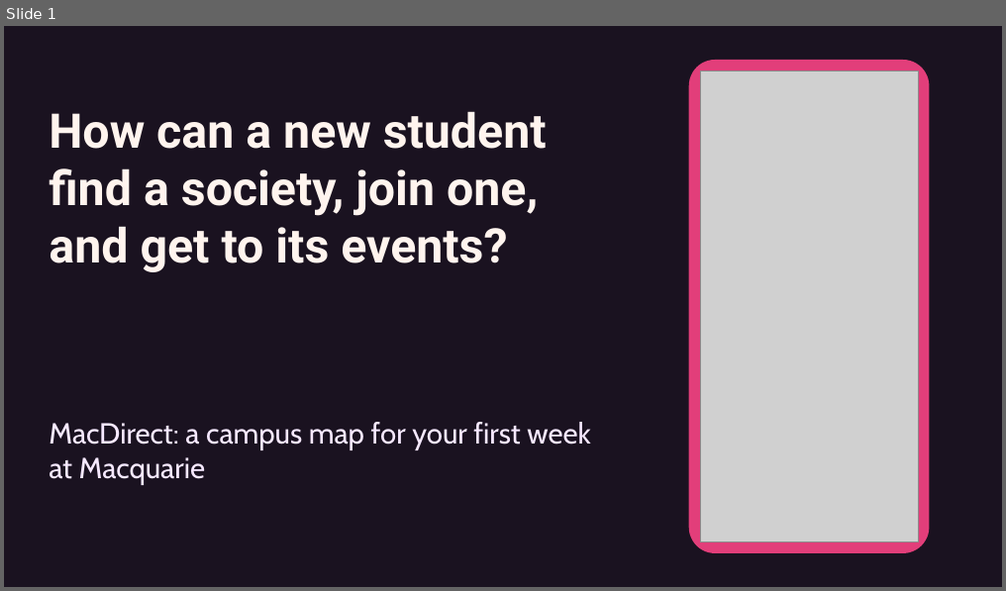
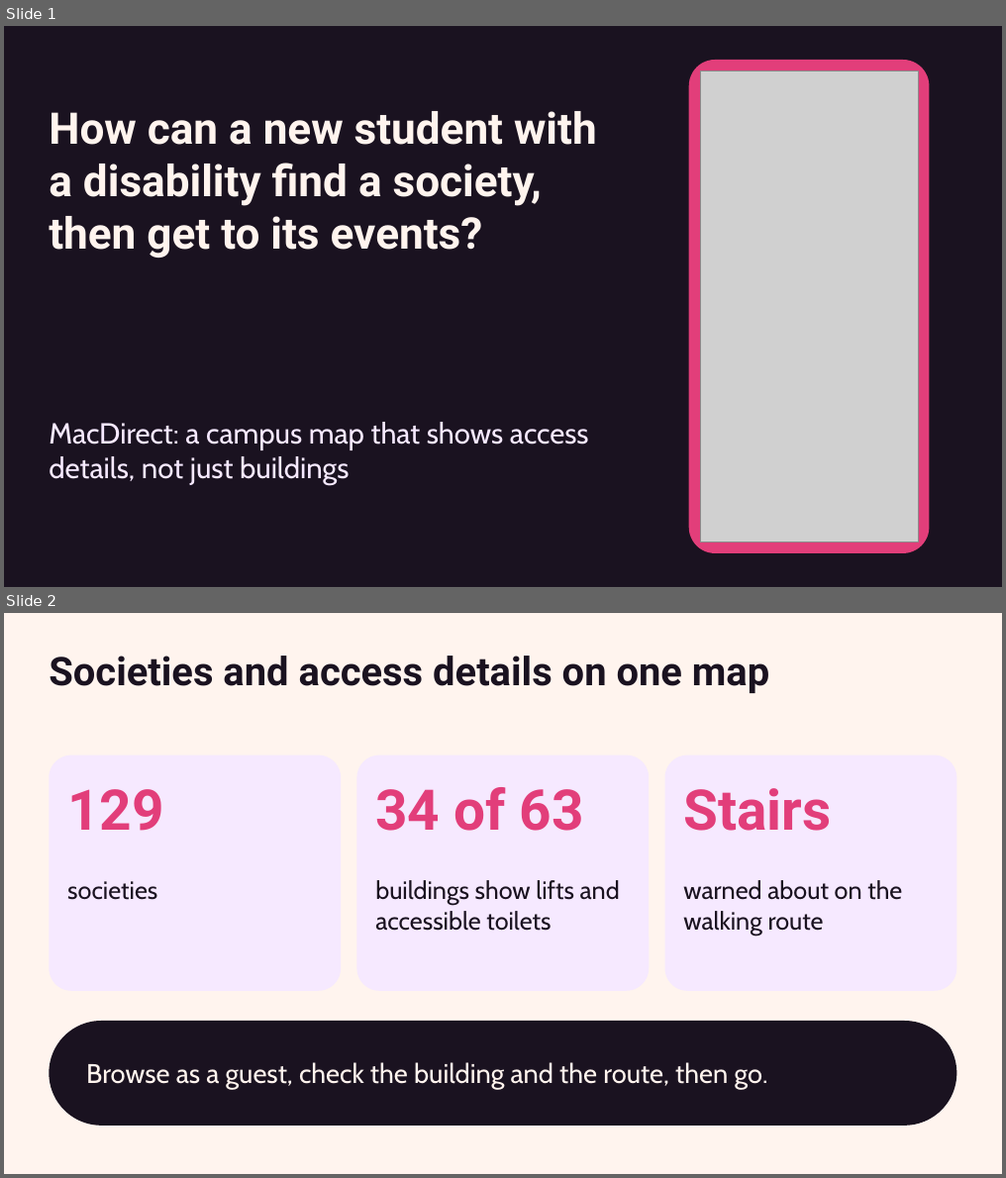
Before and after one commit to anjlaisup2hubgit/MacDirect, a slide deck: slides/MacDirect-5-min-talk.pptx. Shown one above the other, each under a label of ours: slide 1 before the commit, slides 1 and 2 after it. The pictures are 1006x591 and 1006x1178 pixels, drawn with LibreOffice and Linux fonts; fonts in the diff are those of the drawing; grey boxes stand for pictures. Boxes give left, top, right and bottom in pixels: in the first picture for what was removed or moved away, otherwise in the second. Text is boxed around its words. In the diff, an @@ line names an element or a change of style, - is before the commit and + after.

```diff
--- a/slides/MacDirect-5-min-talk.pptx
+++ b/slides/MacDirect-5-min-talk.pptx
@@ slide 2 added at (x1=4, y1=613, x2=1002, y2=1174), background #FFF4EE @@
@@ text added at (x1=49, y1=656, x2=769, y2=693), 38 pt, text #1A1220, bold @@
+Societies and access details on one map
@@ rounded rectangle added at (x1=49, y1=756, x2=341, y2=991), fill #F6E9FF @@
@@ rounded rectangle added at (x1=356, y1=756, x2=648, y2=991), fill #F6E9FF @@
@@ rounded rectangle added at (x1=665, y1=756, x2=957, y2=991), fill #F6E9FF @@
@@ text added at (x1=67, y1=789, x2=163, y2=831), 54 pt, text #E23E7A, bold @@
+129
@@ text added at (x1=375, y1=787, x2=584, y2=831), 54 pt, text #E23E7A, bold @@
+34 of 63
@@ text added at (x1=683, y1=788, x2=831, y2=831), 54 pt, text #E23E7A, bold @@
+Stairs
@@ text added at (x1=67, y1=881, x2=157, y2=900), 24 pt, text #1A1220 @@
+societies
@@ text added at (x1=375, y1=880, x2=620, y2=931), 24 pt, text #1A1220 @@
+buildings show lifts and accessible toilets
@@ text added at (x1=683, y1=880, x2=902, y2=936), 24 pt, text #1A1220 @@
+warned about on the walking route
@@ rounded rectangle added at (x1=49, y1=1021, x2=957, y2=1126), fill #1A1220 @@
@@ text added at (x1=86, y1=1062, x2=768, y2=1089), 26 pt, text #FFF4EE @@
+Browse as a guest, check the building and the route, then go.
@@ slide 1 changed as well @@
@@ text at (x1=49, y1=111, x2=597, y2=258): text changed; size 46 to 42 pt @@
-How can a new student find a society, join one, and get to its events?
+How can a new student with a disability find a society, then get to its events?
@@ text at (x1=49, y1=422, x2=589, y2=485): text changed @@
-MacDirect: a campus map for your first week at Macquarie
+MacDirect: a campus map that shows access details, not just buildings
```
Also in this commit, not shown: 3 other slides changed, 1 slide removed.
